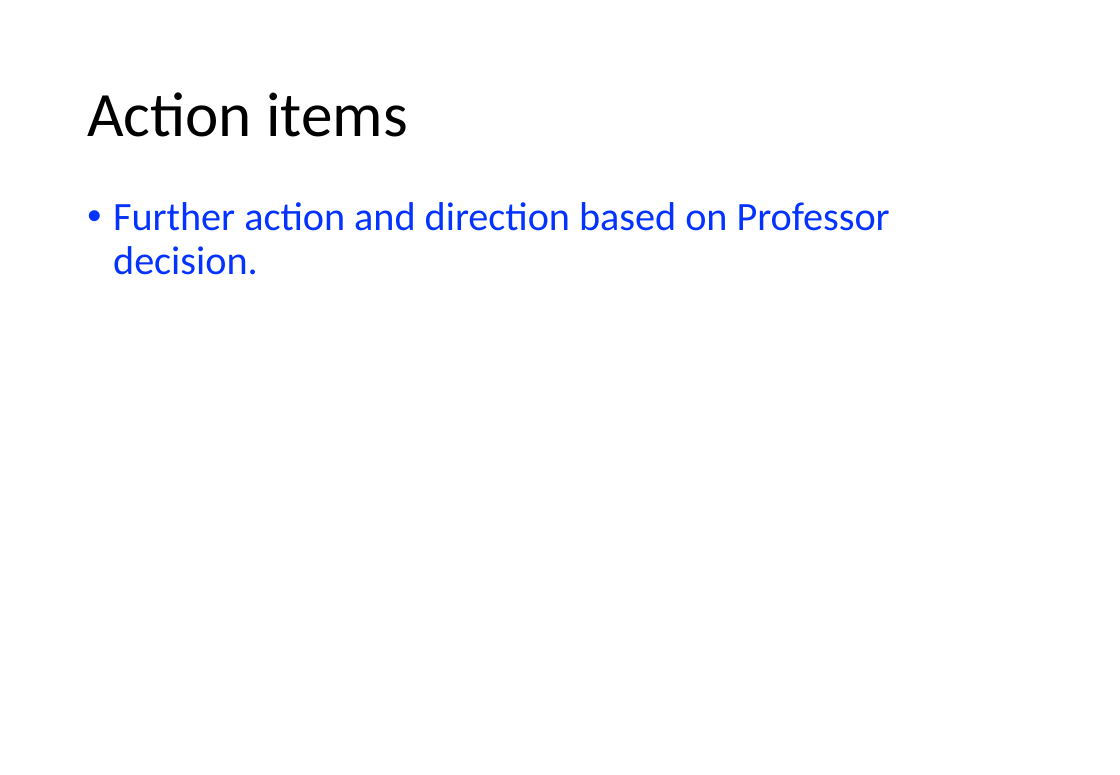
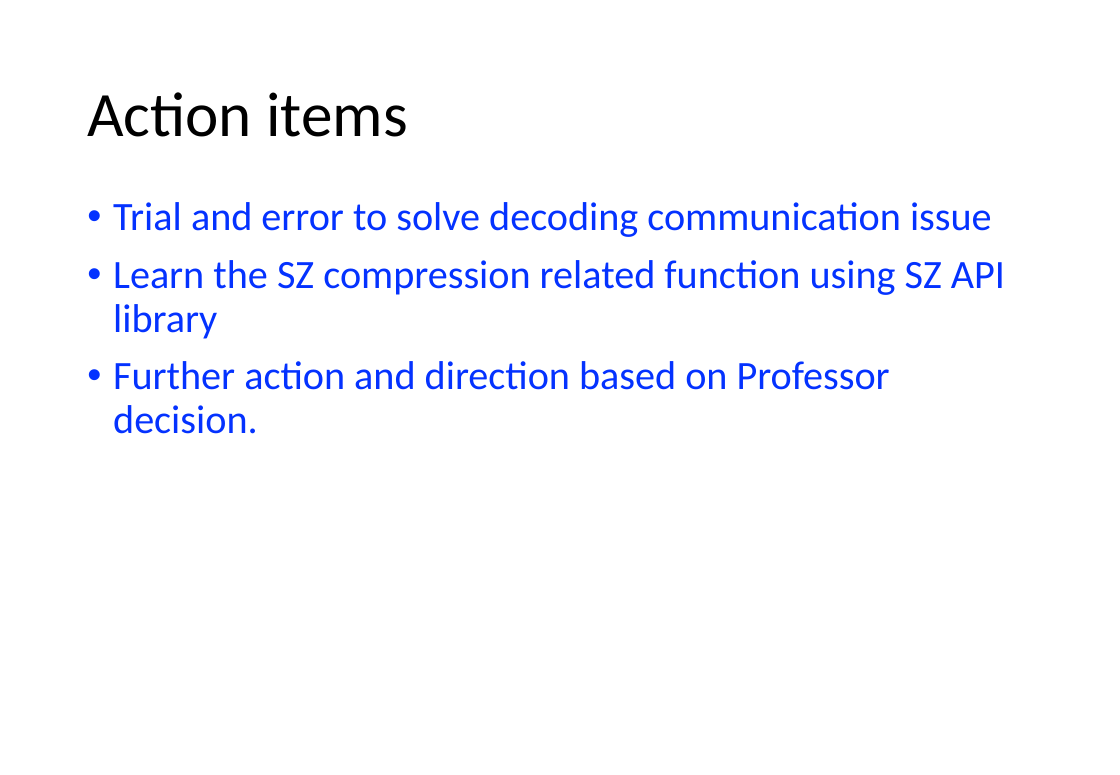
Before and after one commit to dhanifudin/presentation, a slide deck: slide 21 of oran/O-RAN 20230320-20230324.pptx (slide 20 before the commit). Drawn at 1120x775 pixels with LibreOffice and Linux fonts; fonts in the diff are those of the drawing. Boxes give left, top, right and bottom in pixels: in the first picture for what was removed or moved away, otherwise in the second. Text is boxed around its words. In the diff, an @@ line names an element or a change of style, - is before the commit and + after.

Commit message:
update

```diff
--- a/oran/O-RAN 20230320-20230324.pptx
+++ b/oran/O-RAN 20230320-20230324.pptx
@@ text at (113,202,1005,339): paragraphs added @@
+• Trial and error to solve decoding communication issue
+• Learn the SZ compression related function using SZ API library
```
Also in this commit, not shown: 1 slide added.
